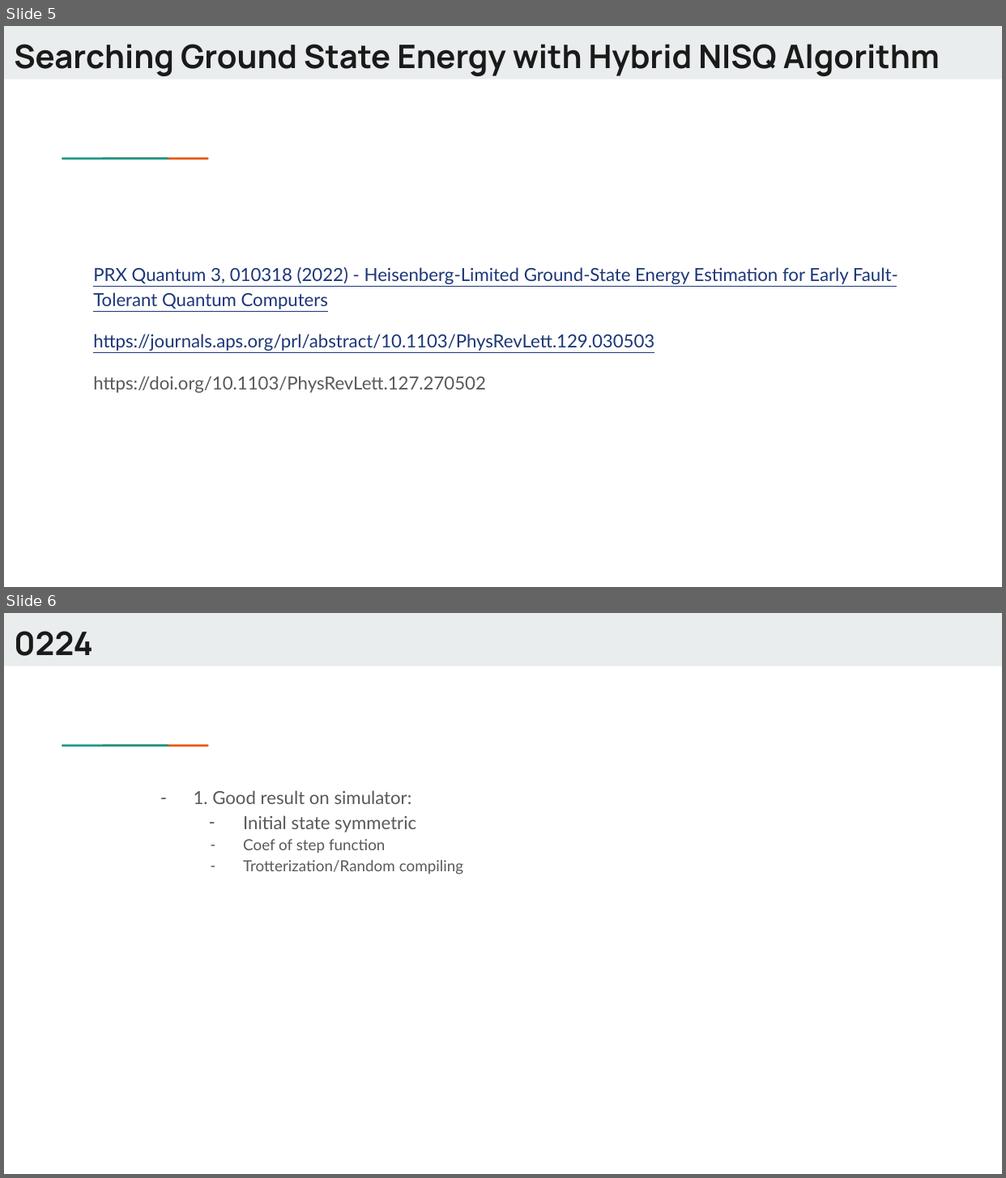
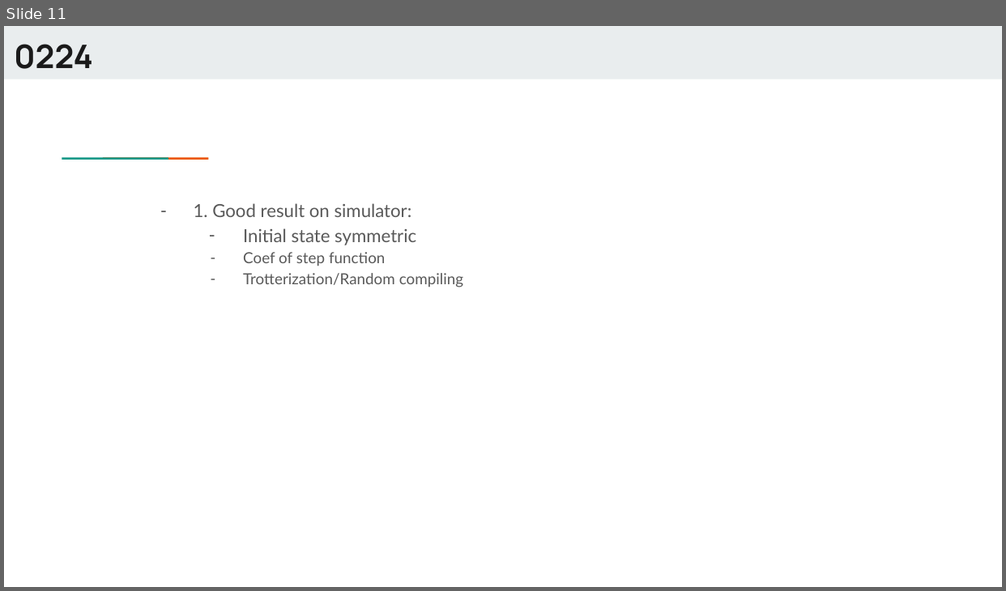
Before and after one commit to Dran-Z/QHack2023-SunnyDelft, a slide deck: QHack-SunnyDelft.pptx. Shown one above the other, each under a label of ours: slides 5 and 6 before the commit, slide 11 after it. The pictures are 1006x1178 and 1006x591 pixels, drawn with LibreOffice and Linux fonts; fonts in the diff are those of the drawing. Boxes give left, top, right and bottom in pixels: in the first picture for what was removed or moved away, otherwise in the second. Text is boxed around its words. In the diff, an @@ line names an element or a change of style, - is before the commit and + after.

```diff
--- a/QHack-SunnyDelft.pptx
+++ b/QHack-SunnyDelft.pptx
@@ slide 5 removed at <box>4,26,1002,587</box>, background #FFFFFF; not listed: 3 template elements that a slide beside it also shows @@
@@ title removed at <box>14,44,940,77</box> @@
-Searching Ground State Energy with Hybrid NISQ Algorithm
@@ text removed at <box>93,267,898,393</box> @@
-PRX Quantum 3, 010318 (2022) - Heisenberg-Limited Ground-State Energy Estimation for Early Fault-Tolerant Quantum Computers
-https://journals.aps.org/prl/abstract/10.1103/PhysRevLett.129.030503
-https://doi.org/10.1103/PhysRevLett.127.270502
@@ what was slide 6 is now slide 11 @@
```
Also in this commit, not shown: 3 slides changed, 6 slides added, 7 other files.
